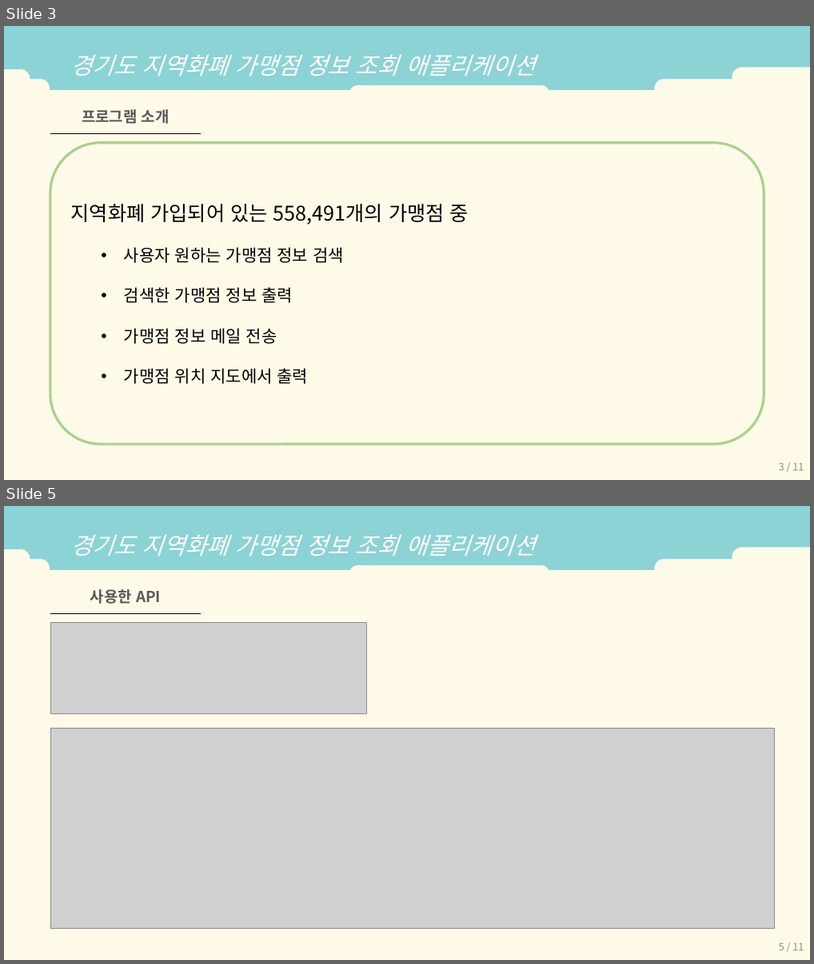
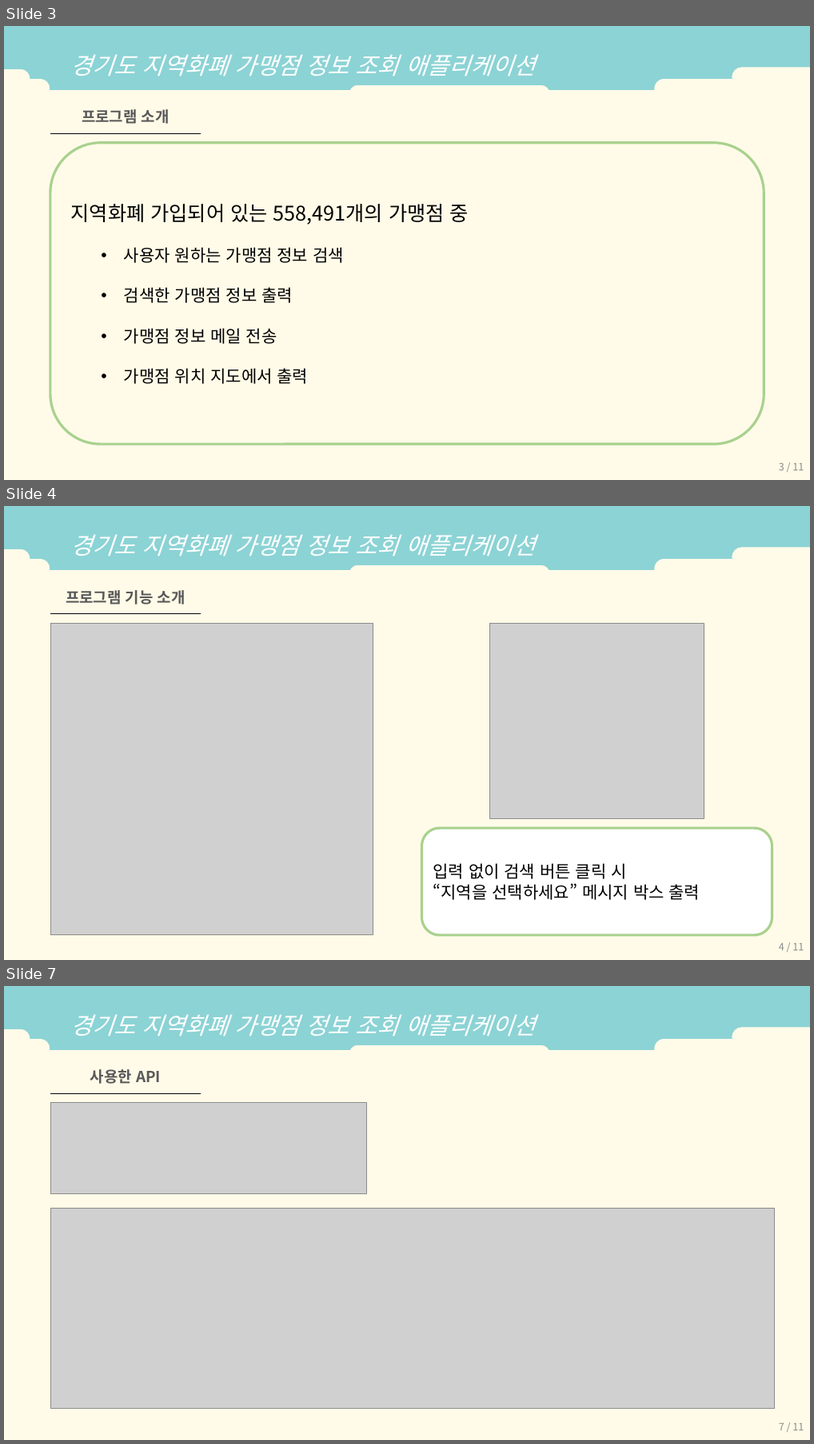
Before and after one commit to OmarChoi/scriptlang, a slide deck: 발표자료/스크립트언어-최종발표.pptx. Shown one above the other, each under a label of ours: slides 3 and 5 before the commit, slides 3, 4 and 7 after it; the slides between them are not shown. The pictures are 814x964 and 814x1444 pixels, drawn with LibreOffice and Linux fonts; fonts in the diff are those of the drawing; grey boxes stand for pictures. Boxes give left, top, right and bottom in pixels: in the first picture for what was removed or moved away, otherwise in the second. Text is boxed around its words. In the diff, an @@ line names an element or a change of style, - is before the commit and + after.

```diff
--- a/발표자료/스크립트언어-최종발표.pptx
+++ b/발표자료/스크립트언어-최종발표.pptx
@@ slide 4 added at bbox=[4, 506, 810, 960], background #FFFBE8 @@
@@ freeform shape added at bbox=[4, 506, 810, 570], fill #8CD3D5, 28 pt, text #FFFFFF, italic @@
+    경기도 지역화폐 가맹점 정보 조회 애플리케이션
@@ text added at bbox=[66, 590, 186, 604], 18 pt, text #595959, bold @@
+프로그램 기능 소개
@@ line added from (50, 614) to (201, 614), #000000 1 pt @@
@@ picture added at bbox=[50, 623, 374, 934] @@
@@ picture added at bbox=[490, 623, 705, 818] @@
@@ rounded rectangle added at bbox=[422, 828, 772, 935], fill #FFFFFF, outline #A9D18E 3 pt, 20 pt, text #000000 @@
+입력 없이 검색 버튼 클릭 시
+“지역을 선택하세요” 메시지 박스 출력
@@ page number added at bbox=[779, 943, 804, 950], 12 pt, text #8C8C8C @@
+4 / 11
@@ what was slide 5 is now slide 7 @@
@@ page number at bbox=[779, 1423, 804, 1430]: text changed @@
-5 / 11
+7 / 11
```
Also in this commit, not shown: 1 slide changed, 1 other slide added, 3 other files.
